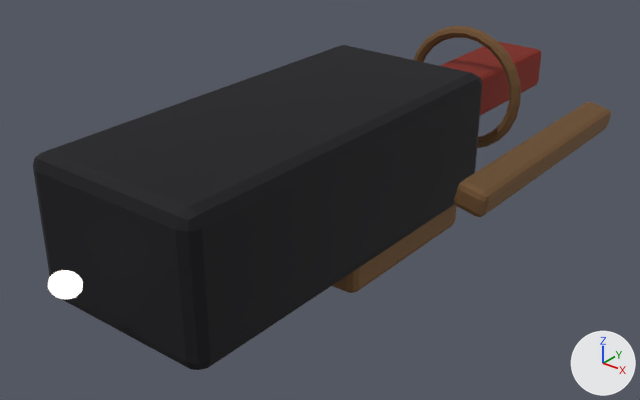
The glTF model public/assets/ships/redledger/cutter/lod2.glb, before and after one commit.
Both versions are drawn from a camera (50 mm lens) standing at (8.18, -11.02, 5.79) and looking at (-0.18, -0.57, -0.69). Arrows for +X, +Y and +Z are at lower right; the lights stay in place. The first picture is the older version. Where no turn or scale is listed for an object, it has been applied to the vertices. Vertices at exactly the same position are counted once.

Names of what the first picture shows: 'RIMWARD_ENGINE_GLOW', 'RIMWARD_HULL'.
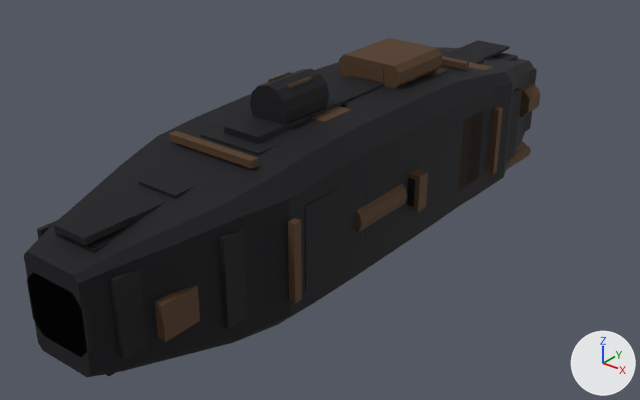
What the commit changed:
me_cube is used by ob_rimward_hull; parent ob_rimward_ship_root; location (0.0, 0.429, 0.0); scale (5.5, 5.5, 5.5).
me_cube had 472 vertices, 924 faces and spanned x -0.53..0.53, y -1.0..1.0, z -0.26..0.26.
me_cube now has 1016 vertices, 1664 faces and spans x -0.27..0.27, y -1.0..1.0, z -0.29..0.29.
me_cube part 1: a new loose piece, a box spanning x 0.147..0.171, y -0.864..-0.763, z -0.098..-0.008, in mat_rimward_hull.
me_cube part 2: a new loose piece, a box spanning x -0.133..0.133, y 0.388..0.412, z 0.178..0.197, in mat_rimward_hull.
me_cube part 3: a new loose piece, a box spanning x 0.239..0.258, y 0.388..0.412, z -0.127..0.079, in mat_rimward_hull.
me_cube part 4: a new loose piece, a box spanning x -0.133..0.133, y -0.545..-0.521, z 0.178..0.197, in mat_rimward_hull.
me_cube part 5: a new loose piece, a box spanning x 0.239..0.258, y -0.545..-0.521, z -0.127..0.079, in mat_rimward_hull.
me_cube part 6: a new loose piece, a box spanning x -0.0605..0.0605, y 0.685..0.8157, z 0.1312..0.1403, in mat_rimward_hull.
me_cube part 7: a new loose piece, a box spanning x -0.061..0.061, y 0.566..0.701, z 0.13..0.142, in mat_rimward_hull.
me_cube part 8: a new loose piece, a box spanning x -0.056..0.056, y -0.081..0.125, z 0.185..0.198, in mat_rimward_hull.
me_cube part 9: a new loose piece, a box spanning x -0.056..0.056, y -0.249..-0.061, z 0.183..0.199, in mat_rimward_hull.
me_cube part 10: a new loose piece, a box spanning x -0.056..0.056, y -0.436..-0.229, z 0.182..0.201, in mat_rimward_hull.
me_cube part 11: a new loose piece, a box spanning x -0.049..0.049, y -0.834..-0.699, z 0.127..0.14, in mat_rimward_hull.
me_cube part 12: a new loose piece, a box spanning x -0.049..0.049, y -0.945..-0.822, z 0.125..0.141, in mat_rimward_hull.
me_cube part 13: the loose piece of 56 vertices spanning x -0.28..0.28, y -1.0..0.24, z -0.17..0.24 is rebuilt with 120 vertices and now spans x -0.24..0.24, y -1.0..0.87, z -0.23..0.19.
me_cube part 14: the loose piece of 192 vertices spanning x -0.22..0.22, y 0.57..0.61, z -0.19..0.26 is deleted.
me_cube part 15: the loose piece of 56 vertices spanning x 0.43..0.53, y -0.2..0.64, z -0.01..0.08 is deleted.
me_cube part 16: 112 vertices removed from x -0.26..0.26, y -0.4..1.0, z -0.26..0.1; 640 vertices added at x -0.27..0.27, y -1.0..1.0, z -0.29..0.29.
Other edits to the shape of me_cube do not show in these pictures.
Object 'RIMWARD_HULL' (ob_rimward_hull) moves from (0.0, 0.429, 0.0) to (0.0, -0.0143, 0.0108).
Object 'RIMWARD_HULL' (ob_rimward_hull) is rescaled from (5.5, 5.5, 5.5) to (5.89, 5.89, 5.89).

Pixel boxes (x1, y1, x2, y2) of what changed, in the pictures (640 x 400 px):
'RIMWARD_HULL', reshaped, moved, rescaled (11% narrower): before (33, 26, 611, 370); after (24, 38, 541, 377)
part 1 of me_cube, added (brown): after (154, 285, 200, 342)
part 2 of me_cube, added: after (442, 56, 469, 70)
part 3 of me_cube, added (brown): after (488, 107, 503, 174)
part 4 of me_cube, added (brown): after (169, 131, 258, 169)
part 5 of me_cube, added (brown): after (288, 218, 302, 303)
part 6 of me_cube, added: after (463, 40, 509, 58)
part 7 of me_cube, added: after (451, 47, 493, 60)
part 8 of me_cube, added: after (328, 76, 384, 101)
part 9 of me_cube, added: after (309, 90, 353, 119)
part 10 of me_cube, added: after (224, 113, 313, 144)
part 11 of me_cube, added: after (104, 190, 166, 225)
part 12 of me_cube, added: after (54, 204, 133, 245)
part 13 of me_cube, rebuilt (14% wider): before (33, 45, 482, 370); after (24, 47, 534, 377)
part 14 of me_cube, deleted (brown): before (413, 26, 521, 148)
part 15 of me_cube, deleted (brown): before (454, 102, 611, 217)
part 16 of me_cube, reshaped: before (332, 42, 541, 293); after (27, 38, 541, 376)
